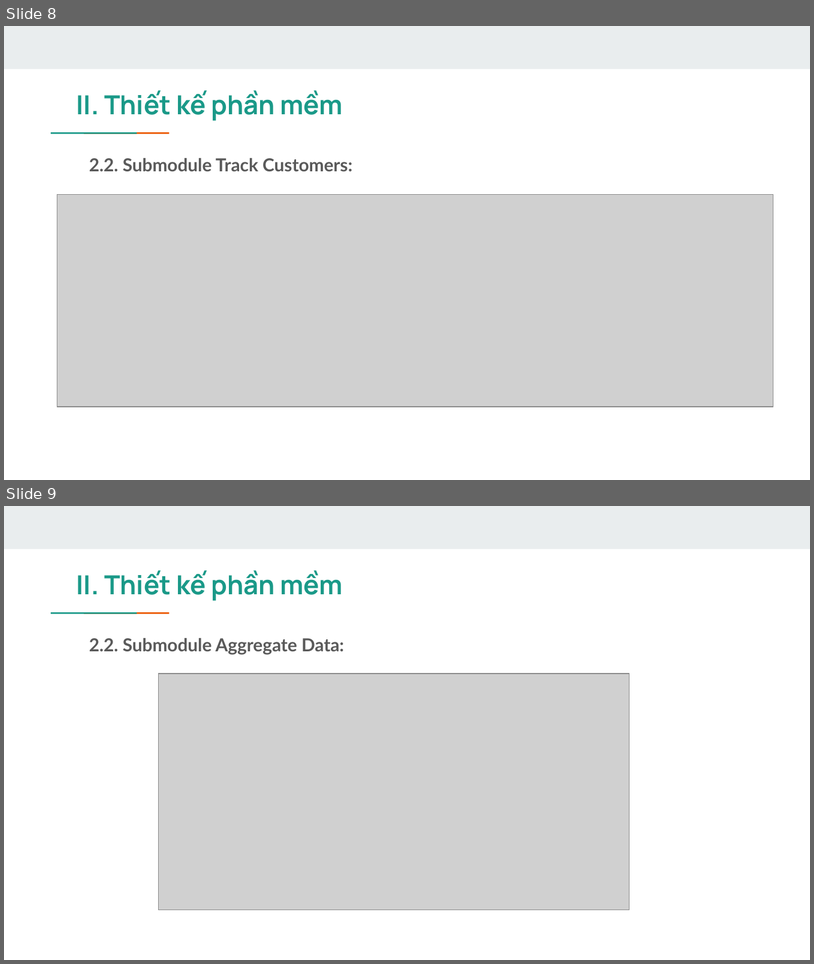
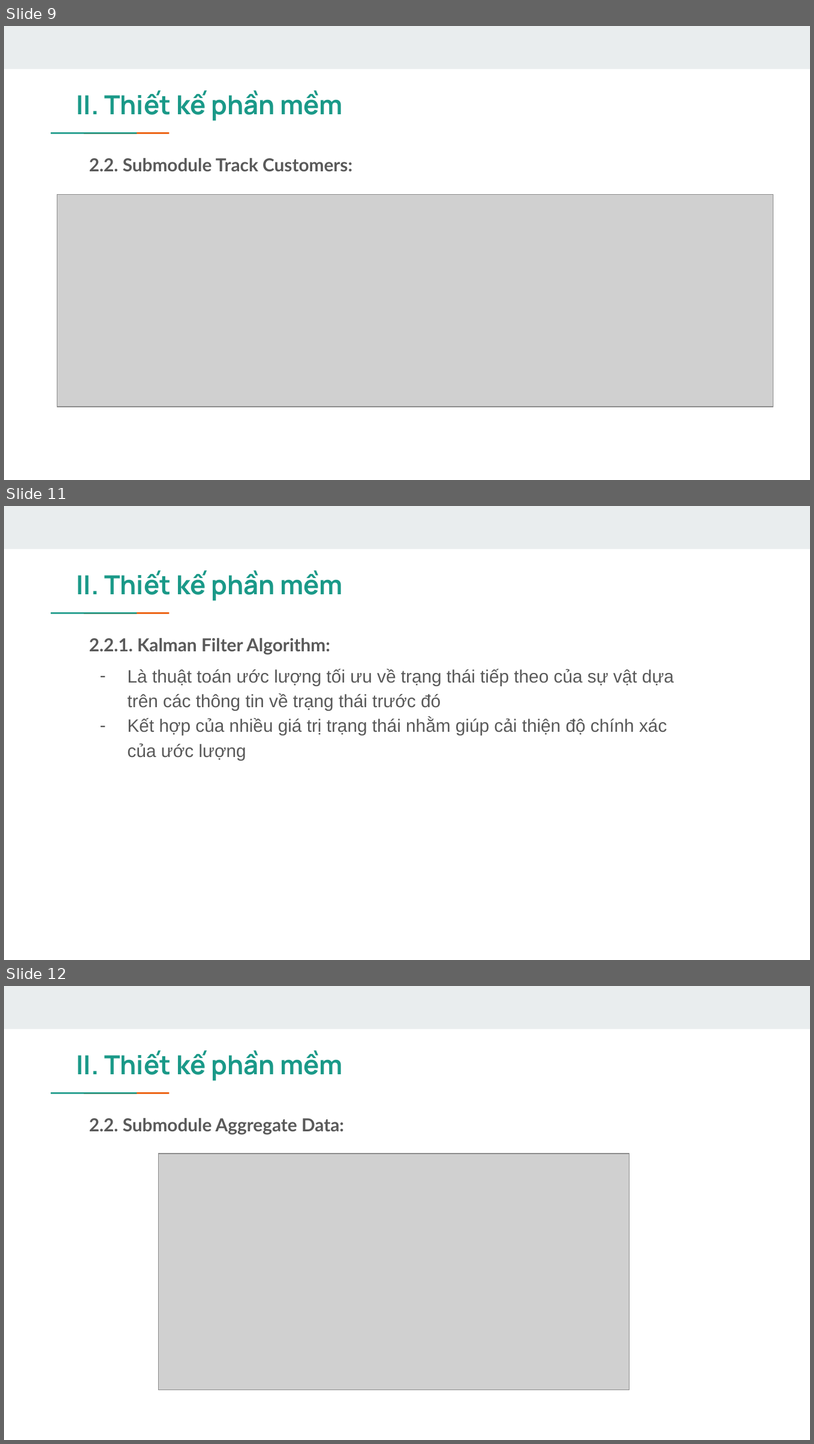
Before and after one commit to hungvm2/retail_store_analytics, a slide deck: Presentation slide.pptx. Shown one above the other, each under a label of ours: slides 8 and 9 before the commit, slides 9, 11 and 12 after it; the slides between them are not shown. The pictures are 814x964 and 814x1444 pixels, drawn with LibreOffice and Linux fonts; fonts in the diff are those of the drawing; grey boxes stand for pictures. Boxes give left, top, right and bottom in pixels: in the first picture for what was removed or moved away, otherwise in the second. Text is boxed around its words. In the diff, an @@ line names an element or a change of style, - is before the commit and + after.

```diff
--- a/Presentation slide.pptx
+++ b/Presentation slide.pptx
@@ slide 11 added at bbox=[4, 506, 810, 960], background #FFFFFF; not listed: 3 template elements that a slide beside it also shows @@
@@ title added at bbox=[77, 570, 343, 601], 23.4 pt, text #1A9988, bold @@
+II. Thiết kế phần mềm
@@ text added at bbox=[89, 638, 330, 655], 16 pt, text #595959, bold @@
+2.2.1. Kalman Filter Algorithm:
@@ text added at bbox=[128, 669, 674, 760], 16 pt, text #595959 @@
+– Là thuật toán ước lượng tối ưu về trạng thái tiếp theo của sự vật dựa trên các thông tin về trạng thái trước đó
+– Kết hợp của nhiều giá trị trạng thái nhằm giúp cải thiện độ chính xác của ước lượng
@@ what was slide 8 is now slide 9 @@
@@ what was slide 9 is now slide 12 @@
```
Also in this commit, not shown: 5 slides changed, 14 other slides added, 2 slides removed, 16 other files.
